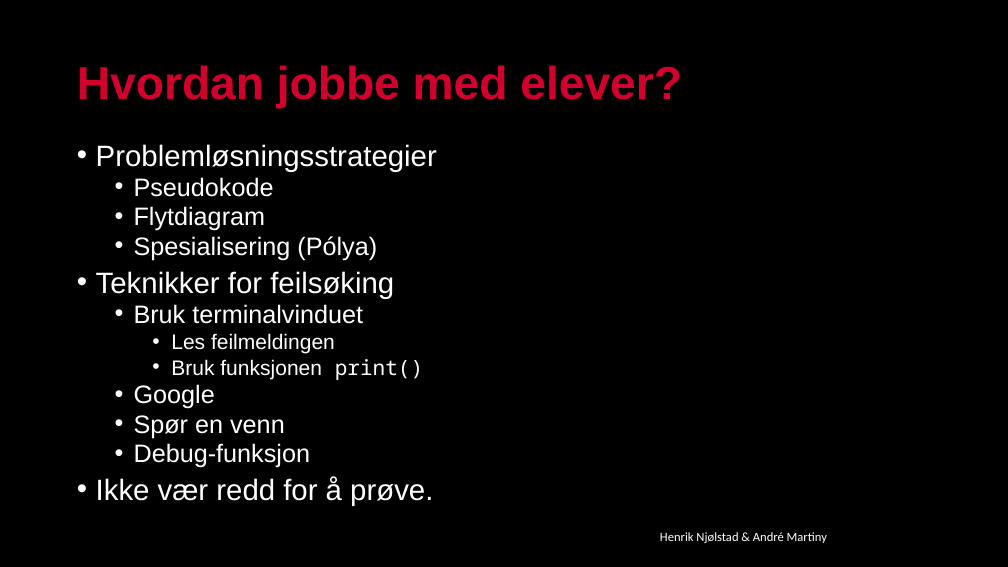
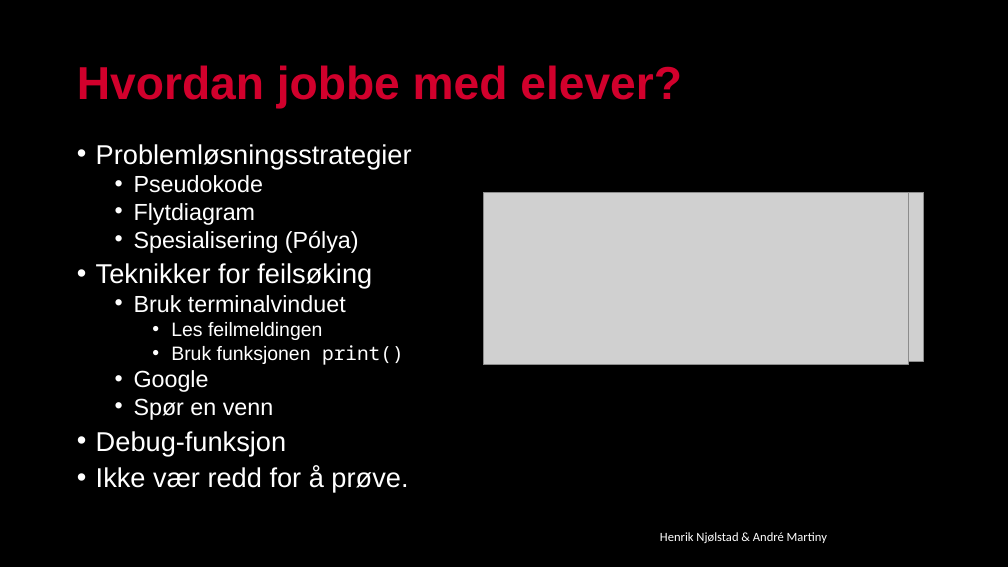
Before and after one commit to kodelaben/kodelaben.github.io, a slide deck: slide 4 of _drafts/Oppgaver/Workshop/Workshop_2PP.pptx. Drawn at 1008x567 pixels with LibreOffice and Linux fonts; fonts in the diff are those of the drawing; grey boxes stand for pictures; background and template pictures are left out. Boxes give left, top, right and bottom in pixels: in the first picture for what was removed or moved away, otherwise in the second. Text is boxed around its words. In the diff, an @@ line names an element or a change of style, - is before the commit and + after.

```diff
--- a/_drafts/Oppgaver/Workshop/Workshop_2PP.pptx
+++ b/_drafts/Oppgaver/Workshop/Workshop_2PP.pptx
@@ text "Problemløsningsstrategier" at (96,144,412,492): size 28 to 25.9 pt in "Problemløsningsstrategier", "Teknikker for feilsøking", "Ikke vær redd for å prøve."; size 24 to 22.2 pt in "Pseudokode", "Flytdiagram", "Spesialisering (Pólya)", "Bruk terminalvinduet" and 2 more places; size 20 to 18.5 pt in "Les feilmeldingen", "Bruk funksjonen print()"; size 24 to 25.9 pt in "Debug-funksjon"; list level 2 to 1 in "Debug-funksjon" @@
@@ picture added at (483,192,923,361) @@
@@ picture added at (483,192,909,364) @@
```
Also in this commit, not shown: 1 other slide changed, 3 other files.
